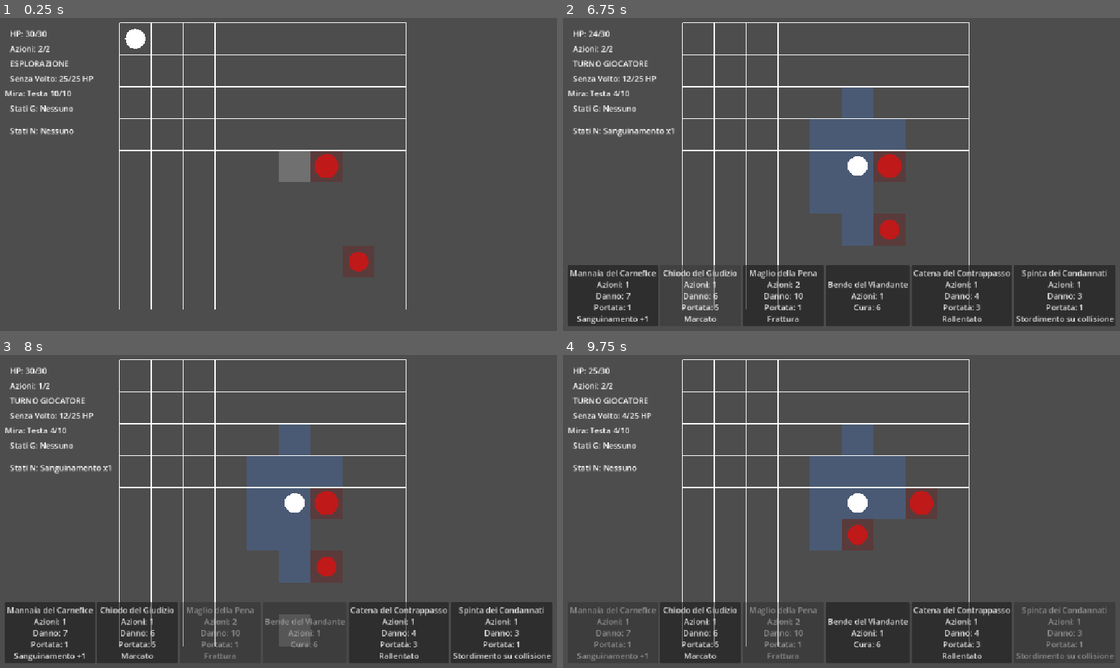
Above: before the commit, frames 1-4 (two rows, left to right).
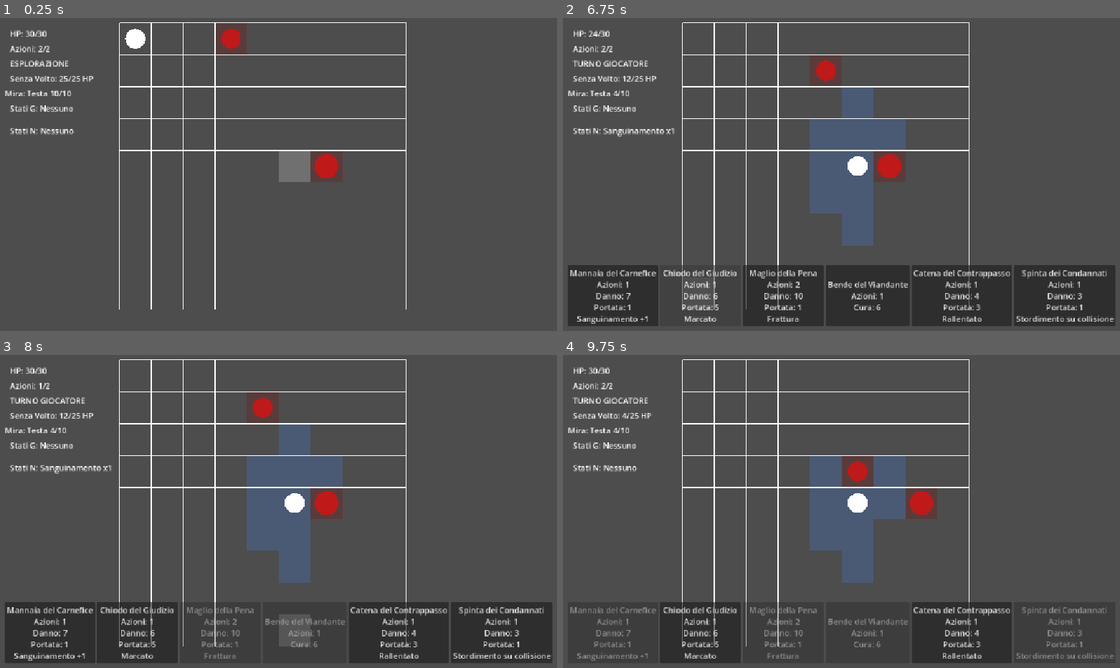
Above: after the commit, the same moments.

Repository: Chivas1504/Gioco
Game: Godot game, scene res://scenes/game.tscn
The game is run twice, just before and just after one commit, with the same random seed, the same clock (stepped at 60 frames per second) and the same inputs.
Inputs (mouse positions are in pixels of both pictures, inside the frame that each line leads up to):
- Up to frame 1 (0.25 s): no input
- Up to frame 2 (6.75 s): tap Enter at 0.5, 2, 5 s; move the mouse to (813, 237) at 0.52 s; tap C at 0.6, 2.85, 5.1 s; click (813, 237) at 0.67 s; tap Space at 1.25, 2.75 s; move the mouse to (1014, 221) at 1.27 s; tap Q at 1.35, 3.6 s; click (1014, 221) at 1.42 s; move the mouse to (674, 124) at 2.02 s; tap E at 2.1, 4.35 s; click (674, 124) at 2.17 s; move the mouse to (874, 174) at 2.77 s; click (874, 174) at 2.92 s; move the mouse to (757, 93) at 3.52 s; click (757, 93) at 3.67 s; move the mouse to (969, 158) at 4.27 s; click (969, 158) at 4.42 s; move the mouse to (730, 190) at 5.02 s; click (730, 190) at 5.17 s; click "Mannaia del Carnefice Azioni:…" at 5.75 s; click "Chiodo del Giudizio Azioni: 1…" at 6.5 s
- Up to frame 3 (8 s): click "Bende del Viandante Azioni: 1…" at 7.25 s
- Up to frame 4 (9.75 s): click "Catena del Contrappasso Azion…" at 8 s; click "Bende del Viandante Azioni: 1…" at 8.75 s; click "Spinta dei Condannati Azioni:…" at 9.5 s

The runs differ from the first frame. In frame 1, 0.4% of the frame differs, in the area x 39-67%, y 3-82%; in frame 2, 0.4%; in frame 3, 0.4%; in frame 4, 2.5%, in the area x 4-62%, y 3-94%.

Commit message:
Add Trascinato chain pull ability

Diff:
--- a/scripts/combat/encounter_database.gd
+++ b/scripts/combat/encounter_database.gd
@@ -34,7 +34,7 @@
 
 	encounter.add_enemy(
 		EnemyDatabase.TRASCINATO,
-		Vector2i(7, 7)
+		Vector2i(3, 0	)
 	)
 
 	return encounter
--- a/scripts/core/game.gd
+++ b/scripts/core/game.gd
@@ -3,7 +3,6 @@
 
 @onready var grid: Node2D = $Grid
 @onready var player: Node2D = $Player
-
 
 @onready var hp_label: Label = $UI/HUD/CombatPanel/HPLabel
 @onready var actions_label: Label = $UI/HUD/CombatPanel/ActionsLabel
@@ -19,9 +18,7 @@
 	$UI/HUD/CombatPanel/EnemyStatusLabel
 )
 
-@onready var card_bar = (
-	$UI/HUD/CardBar
-)
+@onready var card_bar = $UI/HUD/CardBar
 
 
 const MOVE_TIME := 0.12
@@ -37,9 +34,7 @@
 var player_cell: Vector2i = Vector2i(0, 0)
 var player_hp: int = PLAYER_MAX_HP
 
-var player_statuses: StatusManager = (
-	StatusManager.new()
-)
+var player_statuses: StatusManager = StatusManager.new()
 
 
 var enemy_units: Array[EnemyUnit] = []
@@ -59,9 +54,7 @@
 var combat_mode: bool = false
 var player_is_dead: bool = false
 
-var player_actions_remaining: int = (
-	PLAYER_MAX_ACTIONS
-)
+var player_actions_remaining: int = PLAYER_MAX_ACTIONS
 
 
 var mannaia_del_carnefice: CardData
@@ -178,9 +171,7 @@
 			)
 			continue
 
-		var enemy_unit: EnemyUnit = (
-			EnemyUnit.new()
-		)
+		var enemy_unit: EnemyUnit = EnemyUnit.new()
 
 		add_child(
 			enemy_unit
@@ -206,9 +197,7 @@
 		)
 
 	if not enemy_units.is_empty():
-		selected_enemy = (
-			enemy_units[0]
-		)
+		selected_enemy = enemy_units[0]
 	else:
 		selected_enemy = null
 
@@ -220,7 +209,6 @@
 		push_error(
 			"CardBar non espone set_cards()."
 		)
-
 		return
 
 	card_bar.set_cards(
@@ -238,7 +226,9 @@
 func _on_card_selected(
 	card: CardData
 ) -> void:
-	_try_use_card(card)
+	_try_use_card(
+		card
+	)
 
 
 func _unhandled_input(
@@ -272,8 +262,7 @@
 
 	if event is InputEventMouseButton:
 		if (
-			event.button_index
-			== MOUSE_BUTTON_LEFT
+			event.button_index == MOUSE_BUTTON_LEFT
 			and event.pressed
 		):
 			_handle_grid_click(
@@ -309,7 +298,6 @@
 		_select_enemy(
 			clicked_enemy
 		)
-
 		return
 
 	if not grid.is_cell_walkable(
@@ -385,8 +373,7 @@
 		if (
 			_get_enemy_cell(
 				enemy_unit
-			)
-			== cell
+			) == cell
 		):
 			return enemy_unit
 
@@ -453,6 +440,9 @@
 		selected_enemy.get_body_part_names()
 	)
 
+	if parts.is_empty():
+		return
+
 	selected_body_part_index -= 1
 
 	if selected_body_part_index < 0:
@@ -480,12 +470,12 @@
 		selected_enemy.get_body_part_names()
 	)
 
+	if parts.is_empty():
+		return
+
 	selected_body_part_index += 1
 
-	if (
-		selected_body_part_index
-		>= parts.size()
-	):
+	if selected_body_part_index >= parts.size():
 		selected_body_part_index = 0
 
 	_update_ui()
@@ -502,10 +492,7 @@
 	if parts.is_empty():
 		return ""
 
-	if (
-		selected_body_part_index
-		>= parts.size()
-	):
+	if selected_body_part_index >= parts.size():
 		selected_body_part_index = 0
 
 	return parts[
@@ -517,9 +504,7 @@
 	if player_statuses.is_immobilized():
 		return 0
 
-	var result: int = (
-		COMBAT_MOVE_RANGE
-	)
+	var result: int = COMBAT_MOVE_RANGE
 
 	if player_statuses.is_slowed():
 		result -= 1
@@ -556,9 +541,7 @@
 		)
 	)
 
-	var tween: Tween = (
-		create_tween()
-	)
+	var tween: Tween = create_tween()
 
 	tween.tween_property(
 		player,
@@ -580,35 +563,28 @@
 	if card == null:
 		return false
 
+	if not combat_mode:
+		return false
+
+	if player_is_dead:
+		return false
+
+	if is_moving or enemy_is_moving:
+		return false
+
+	if player_actions_remaining < card.action_cost:
+		return false
+
+	if card.healing > 0:
+		return (
+			player_hp < PLAYER_MAX_HP
+		)
+
 	if selected_enemy == null:
 		return false
 
-	if not combat_mode:
-		return false
-
-	if player_is_dead:
-		return false
-
 	if selected_enemy.is_dead():
 		return false
-
-	if is_moving:
-		return false
-
-	if enemy_is_moving:
-		return false
-
-	if (
-		player_actions_remaining
-		< card.action_cost
-	):
-		return false
-
-	if card.healing > 0:
-		return (
-			player_hp
-			< PLAYER_MAX_HP
-		)
 
 	if card.damage <= 0:
 		return false
@@ -638,10 +614,7 @@
 		)
 	)
 
-	return (
-		distance
-		<= effective_range
-	)
+	return distance <= effective_range
 
 
 func _get_effective_card_range(
@@ -699,7 +672,6 @@
 		_use_healing_card(
 			card
 		)
-
 		return
 
 	if card.damage > 0:
@@ -714,8 +686,12 @@
 	if selected_enemy == null:
 		return
 
+	var target_enemy: EnemyUnit = (
+		selected_enemy
+	)
+
 	var modified_damage: int = (
-		selected_enemy.modify_incoming_attack_damage(
+		target_enemy.modify_incoming_attack_damage(
 			card.damage
 		)
 	)
@@ -725,11 +701,10 @@
 			card,
 			modified_damage
 		)
-
 		return
 
 	var damage_done: int = (
-		selected_enemy.take_vitality_damage(
+		target_enemy.take_vitality_damage(
 			modified_damage
 		)
 	)
@@ -744,26 +719,33 @@
 		damage_done
 	)
 
-	if selected_enemy.is_dead():
+	if target_enemy.is_dead():
 		_handle_enemy_death(
-			selected_enemy
-		)
-
+			target_enemy
+		)
+
+		if _all_enemies_dead():
+			return
+
+		_finish_player_action(
+			card.action_cost
+		)
 		return
 
 	_apply_card_effects(
-		card
+		card,
+		target_enemy
 	)
 
 	if card.pull_distance > 0:
 		_pull_enemy(
-			selected_enemy,
+			target_enemy,
 			card.pull_distance
 		)
 
 	if card.push_distance > 0:
 		_push_enemy(
-			selected_enemy,
+			target_enemy,
 			card.push_distance,
 			card
 		)
@@ -785,12 +767,16 @@
 	if selected_enemy == null:
 		return
 
+	var target_enemy: EnemyUnit = (
+		selected_enemy
+	)
+
 	var target_part: String = (
 		_get_selected_body_part()
 	)
 
 	var result: Dictionary = (
-		selected_enemy.take_part_damage(
+		target_enemy.take_part_damage(
 			target_part,
 			damage
 		)
@@ -824,15 +810,22 @@
 			" DISTRUTTA"
 		)
 
-	if selected_enemy.is_dead():
+	if target_enemy.is_dead():
 		_handle_enemy_death(
-			selected_enemy
-		)
-
+			target_enemy
+		)
+
+		if _all_enemies_dead():
+			return
+
+		_finish_player_action(
+			card.action_cost
+		)
 		return
 
 	_apply_card_effects(
-		card
+		card,
+		target_enemy
 	)
 
 	_update_ui()
@@ -843,13 +836,17 @@
 
 
 func _apply_card_effects(
-	card: CardData
+	card: CardData,
+	target_enemy: EnemyUnit
 ) -> void:
-	if selected_enemy == null:
+	if target_enemy == null:
+		return
+
+	if target_enemy.is_dead():
 		return
 
 	if not card.status_to_apply.is_empty():
-		selected_enemy.status_manager.add_status(
+		target_enemy.status_manager.add_status(
 			card.status_to_apply,
 			card.status_duration,
 			card.status_stacks
@@ -865,7 +862,7 @@
 			_get_selected_body_part()
 		)
 
-		selected_enemy.apply_fracture(
+		target_enemy.apply_fracture(
 			target_part
 		)
 
@@ -956,8 +953,7 @@
 		)
 
 		var direction: Vector2i = (
-			enemy_cell
-			- player_cell
+			enemy_cell - player_cell
 		)
 
 		if direction.x != 0:
@@ -971,8 +967,7 @@
 			)
 
 		var next_cell: Vector2i = (
-			enemy_cell
-			+ direction
+			enemy_cell + direction
 		)
 
 		if not grid.is_cell_inside(
@@ -1051,7 +1046,6 @@
 		_handle_enemy_death(
 			enemy_unit
 		)
-
 		return
 
 	_update_ui()
@@ -1064,11 +1058,7 @@
 	if enemy_unit.is_dead():
 		return
 
-	if (
-		card
-		.collision_status_to_apply
-		.is_empty()
-	):
+	if card.collision_status_to_apply.is_empty():
 		return
 
 	enemy_unit.status_manager.add_status(
@@ -1088,13 +1078,9 @@
 func _use_healing_card(
 	card: CardData
 ) -> void:
-	var old_hp: int = (
-		player_hp
-	)
-
-	player_hp += (
-		card.healing
-	)
+	var old_hp: int = player_hp
+
+	player_hp += card.healing
 
 	if player_hp > PLAYER_MAX_HP:
 		player_hp = PLAYER_MAX_HP
@@ -1123,9 +1109,7 @@
 func _finish_player_action(
 	action_cost: int
 ) -> void:
-	player_actions_remaining -= (
-		action_cost
-	)
+	player_actions_remaining -= action_cost
 
 	if player_actions_remaining < 0:
 		player_actions_remaining = 0
@@ -1183,9 +1167,7 @@
 			"Stordimento: solo 1 Azione."
 		)
 	else:
-		player_actions_remaining = (
-			PLAYER_MAX_ACTIONS
-		)
+		player_actions_remaining = PLAYER_MAX_ACTIONS
 
 	enemy_is_moving = false
 
@@ -1272,7 +1254,10 @@
 	var burn_damage: int = int(
 		activation.get(
 			"burn_damage_applied",
-			0
+			activation.get(
+				"burn_damage",
+				0
+			)
 		)
 	)
 
@@ -1317,8 +1302,7 @@
 			_grid_distance(
 				enemy_cell,
 				player_cell
-			)
-			== 1
+			) == 1
 		):
 			_enemy_attack(
 				enemy_unit
@@ -1330,26 +1314,42 @@
 
 		return
 
+	var distance_to_player: int = (
+		_grid_distance(
+			enemy_cell,
+			player_cell
+		)
+	)
+
+	if distance_to_player == 1:
+		_enemy_attack(
+			enemy_unit
+		)
+		return
+
+	if (
+		enemy_unit.can_use_special_ability()
+		and enemy_unit.get_special_ability() == "chain_pull"
+		and distance_to_player >= 2
+		and distance_to_player <= enemy_unit.get_special_range()
+		and _has_clear_straight_line(
+			enemy_cell,
+			player_cell
+		)
+	):
+		_enemy_chain_pull(
+			enemy_unit
+		)
+		return
+
 	var move_range: int = (
 		enemy_unit.get_move_range()
 	)
 
 	if move_range <= 0:
-		if (
-			_grid_distance(
-				enemy_cell,
-				player_cell
-			)
-			== 1
-		):
-			_enemy_attack(
-				enemy_unit
-			)
-		else:
-			_finish_single_enemy_turn(
-				enemy_unit
-			)
-
+		_finish_single_enemy_turn(
+			enemy_unit
+		)
 		return
 
 	grid.remove_occupied_cell(
@@ -1371,14 +1371,12 @@
 		_finish_single_enemy_turn(
 			enemy_unit
 		)
-
 		return
 
 	if path.size() == 2:
 		_enemy_attack(
 			enemy_unit
 		)
-
 		return
 
 	var steps_to_move: int = mini(
@@ -1390,7 +1388,6 @@
 		_finish_single_enemy_turn(
 			enemy_unit
 		)
-
 		return
 
 	var next_cell: Vector2i = (
@@ -1419,9 +1416,7 @@
 		)
 	)
 
-	var tween: Tween = (
-		create_tween()
-	)
+	var tween: Tween = create_tween()
 
 	tween.tween_property(
 		enemy_unit,
@@ -1438,6 +1433,135 @@
 	)
 
 
+func _has_clear_straight_line(
+	from_cell: Vector2i,
+	to_cell: Vector2i
+) -> bool:
+	if (
+		from_cell.x != to_cell.x
+		and from_cell.y != to_cell.y
+	):
+		return false
+
+	var direction := Vector2i(
+		signi(
+			to_cell.x - from_cell.x
+		),
+		signi(
+			to_cell.y - from_cell.y
+		)
+	)
+
+	var current_cell: Vector2i = (
+		from_cell + direction
+	)
+
+	while current_cell != to_cell:
+		if grid.is_cell_blocked(
+			current_cell
+		):
+			return false
+
+		if grid.is_cell_occupied(
+			current_cell
+		):
+			return false
+
+		current_cell += direction
+
+	return true
+
+
+func _enemy_chain_pull(
+	enemy_unit: EnemyUnit
+) -> void:
+	var enemy_cell: Vector2i = (
+		_get_enemy_cell(
+			enemy_unit
+		)
+	)
+
+	var direction := Vector2i(
+		signi(
+			enemy_cell.x - player_cell.x
+		),
+		signi(
+			enemy_cell.y - player_cell.y
+		)
+	)
+
+	var pull_distance: int = (
+		enemy_unit.get_special_pull_distance()
+	)
+
+	var final_cell: Vector2i = (
+		player_cell
+	)
+
+	for _step in range(
+		pull_distance
+	):
+		var next_cell: Vector2i = (
+			final_cell + direction
+		)
+
+		if next_cell == enemy_cell:
+			break
+
+		if not grid.is_cell_inside(
+			next_cell
+		):
+			break
+
+		if not grid.is_cell_walkable(
+			next_cell
+		):
+			break
+
+		final_cell = next_cell
+
+	print(
+		enemy_unit.get_enemy_name(),
+		" usa la catena."
+	)
+
+	if final_cell == player_cell:
+		_finish_single_enemy_turn(
+			enemy_unit
+		)
+		return
+
+	var target_position: Vector2 = (
+		grid.position
+		+ grid.cell_to_local(
+			final_cell
+		)
+	)
+
+	var tween: Tween = create_tween()
+
+	tween.tween_property(
+		player,
+		"position",
+		target_position,
+		ENEMY_MOVE_TIME
+	)
+
+	tween.finished.connect(
+		func() -> void:
+			player_cell = final_cell
+
+			print(
+				"Il giocatore viene trascinato a ",
+				player_cell
+			)
+
+			_finish_single_enemy_turn(
+				enemy_unit
+			)
+	)
+
+
 func _enemy_attack(
 	enemy_unit: EnemyUnit
 ) -> void:
@@ -1487,7 +1611,10 @@
 	var bleeding_damage: int = int(
 		result.get(
 			"bleeding_damage_applied",
-			0
+			result.get(
+				"bleeding_damage",
+				0
+			)
 		)
 	)
 
@@ -1525,10 +1652,7 @@
 	enemy_unit.visible = false
 	enemy_unit.scale = Vector2.ONE
 
-	if (
-		selected_enemy
-		== enemy_unit
-	):
+	if selected_enemy == enemy_unit:
 		selected_enemy = (
 			_get_first_alive_enemy()
 		)
@@ -1553,6 +1677,9 @@
 
 
 func _all_enemies_dead() -> bool:
+	if enemy_units.is_empty():
+		return true
+
 	for enemy_unit in enemy_units:
 		if not enemy_unit.is_dead():
 			return false
@@ -1626,13 +1753,16 @@
 	second_cell: Vector2i
 ) -> int:
 	var difference: Vector2i = (
-		first_cell
-		- second_cell
+		first_cell - second_cell
 	)
 
 	return (
-		absi(difference.x)
-		+ absi(difference.y)
+		absi(
+			difference.x
+		)
+		+ absi(
+			difference.y
+		)
 	)
 
 
@@ -1659,8 +1789,7 @@
 
 func _update_status_labels() -> void:
 	var player_summary: Array[String] = (
-		player_statuses
-		.get_status_summary()
+		player_statuses.get_status_summary()
 	)
 
 	player_status_label.text = (
@@ -1677,7 +1806,6 @@
 		enemy_status_label.text = (
 			"Stati N: -"
 		)
-
 		return
 
 	var enemy_summary: Array[String] = (
@@ -1743,22 +1871,27 @@
 			_get_selected_body_part()
 		)
 
-		target_part_label.text = (
-			"Mira: "
-			+ selected_part
-			+ " "
-			+ str(
-				selected_enemy.get_part_integrity(
-					selected_part
+		if selected_part.is_empty():
+			target_part_label.text = (
+				"Mira: -"
+			)
+		else:
+			target_part_label.text = (
+				"Mira: "
+				+ selected_part
+				+ " "
+				+ str(
+					selected_enemy.get_part_integrity(
+						selected_part
+					)
 				)
-			)
-			+ "/"
-			+ str(
-				selected_enemy.get_part_max_integrity(
-					selected_part
+				+ "/"
+				+ str(
+					selected_enemy.get_part_max_integrity(
+						selected_part
+					)
 				)
 			)
-		)
 
 	else:
 		enemy_hp_label.text = (
--- a/scripts/enemies/enemy.gd
+++ b/scripts/enemies/enemy.gd
@@ -350,6 +350,41 @@
 		0
 	)
 
+func get_special_ability() -> String:
+	if enemy_data == null:
+		return ""
+
+	return enemy_data.special_ability
+
+
+func get_special_range() -> int:
+	if enemy_data == null:
+		return 0
+
+	return enemy_data.special_range
+
+
+func get_special_pull_distance() -> int:
+	if enemy_data == null:
+		return 0
+
+	return enemy_data.special_pull_distance
+
+
+func can_use_special_ability() -> bool:
+	if enemy_data == null:
+		return false
+
+	if enemy_data.special_ability.is_empty():
+		return false
+
+	if not enemy_data.special_required_part.is_empty():
+		if _is_part_destroyed(
+			enemy_data.special_required_part
+		):
+			return false
+
+	return true
 
 func _is_part_destroyed(
 	part_name: String
--- a/scripts/enemies/enemy_data.gd
+++ b/scripts/enemies/enemy_data.gd
@@ -10,19 +10,31 @@
 
 var body_parts: Dictionary = {}
 
+var special_ability: String = ""
+var special_range: int = 0
+var special_pull_distance: int = 0
+var special_required_part: String = ""
+
 
 func _init(
 	new_enemy_name: String = "",
 	new_max_hp: int = 25,
 	new_attack_damage: int = 6,
 	new_move_range: int = 1,
-	new_body_parts: Dictionary = {}
+	new_body_parts: Dictionary = {},
+	new_special_ability: String = "",
+	new_special_range: int = 0,
+	new_special_pull_distance: int = 0,
+	new_special_required_part: String = ""
 ) -> void:
 	enemy_name = new_enemy_name
 	max_hp = new_max_hp
 	attack_damage = new_attack_damage
 	move_range = new_move_range
 
-	body_parts = new_body_parts.duplicate(
-		true
-	)
+	body_parts = new_body_parts.duplicate(true)
+
+	special_ability = new_special_ability
+	special_range = new_special_range
+	special_pull_distance = new_special_pull_distance
+	special_required_part = new_special_required_part
--- a/scripts/enemies/enemy_database.gd
+++ b/scripts/enemies/enemy_database.gd
@@ -76,5 +76,9 @@
 			"Torso": 16,
 			"Braccia": 14,
 			"Gambe": 12
-		}
+		},
+		"chain_pull",
+		3,
+		1,
+		"Braccia"
 	)
